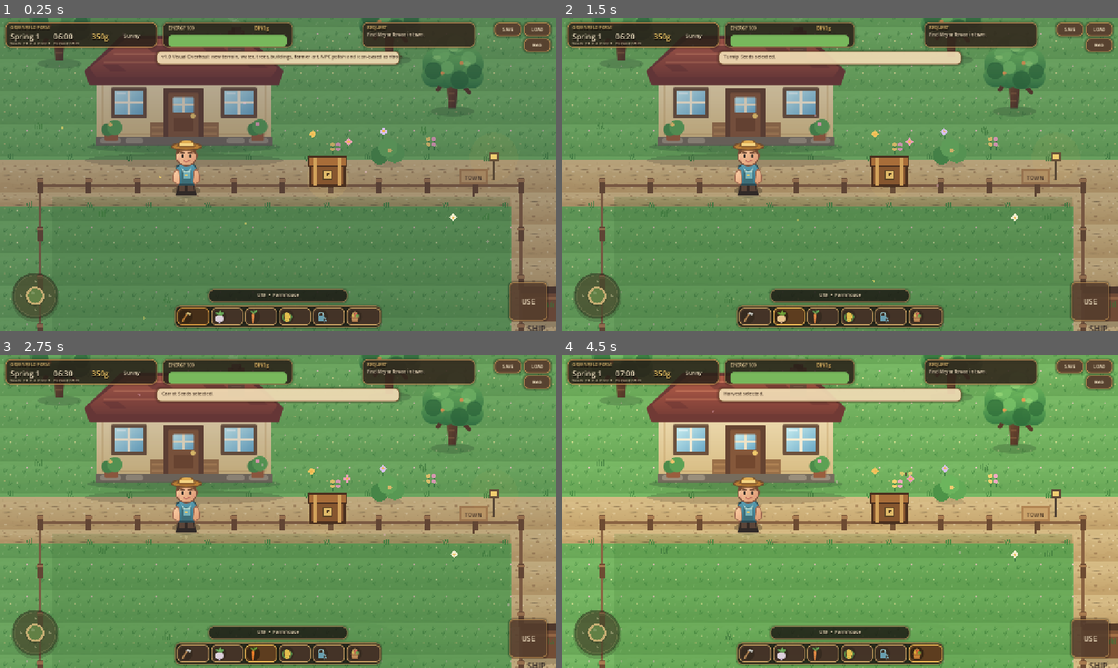
Above: before the commit, frames 1-4 (two rows, left to right).
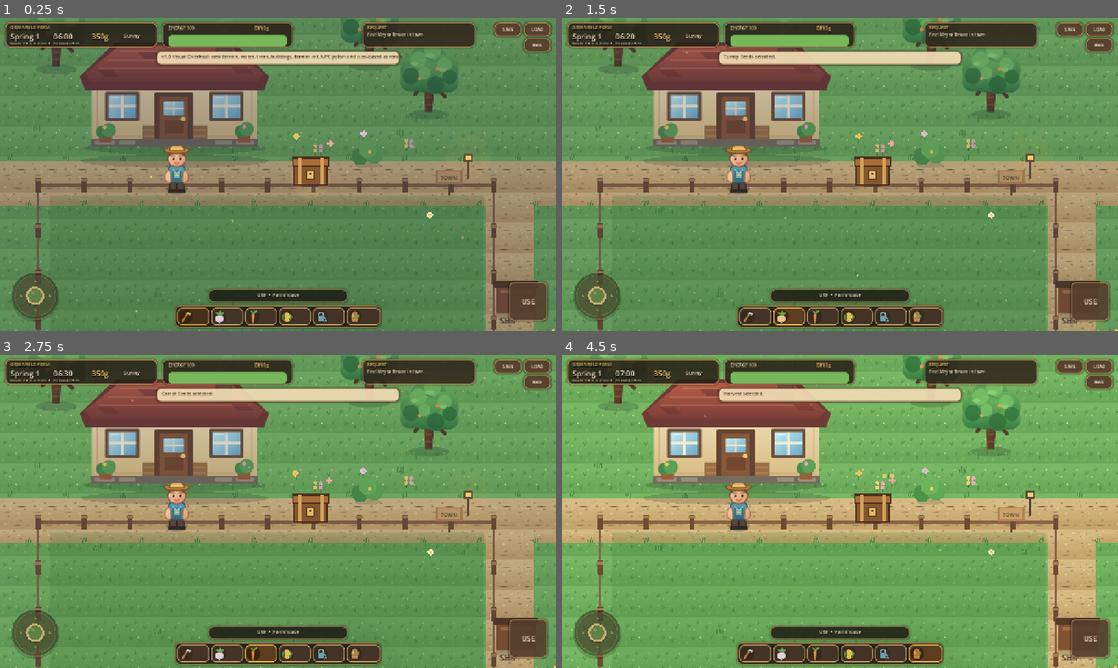
Above: after the commit, the same moments.

Repository: mohsenbigdeli/New
Game: Godot game, scene res://scenes/main.tscn
Same seed, same stepped clock (60 frames per second), same inputs: the game is played once before the commit and once after it.
Inputs (mouse positions are in pixels of both pictures, inside the frame that each line leads up to):
- Up to frame 1 (0.25 s): no input
- Up to frame 2 (1.5 s): click (756, 315) at 0.52 s; click (789, 315) at 1.27 s
- Up to frame 3 (2.75 s): click (261, 652) at 2.02 s
- Up to frame 4 (4.5 s): click (856, 652) at 2.77 s; click (890, 652) at 3.52 s; click (923, 652) at 4.27 s

The runs differ from the first frame. In frame 1, 15% of the frame differs, in the area x 0-100%, y 0-100%; in frame 2, 17%; in frame 3, 17%; in frame 4, 19%.

Commit message:
v1.1: refine farmer scale camera and filtering

Diff:
--- a/greenfield-farm/scripts/player.gd
+++ b/greenfield-farm/scripts/player.gd
@@ -24,25 +24,25 @@
 func _ready() -> void:
 	var shape := CollisionShape2D.new()
 	var capsule := CapsuleShape2D.new()
-	capsule.radius = 17
-	capsule.height = 46
+	capsule.radius = 16
+	capsule.height = 43
 	shape.shape = capsule
 	shape.position = Vector2(0, 13)
 	add_child(shape)
 
 	character_sprite = Sprite2D.new()
 	character_sprite.texture = TEX_DOWN
-	character_sprite.texture_filter = CanvasItem.TEXTURE_FILTER_NEAREST
-	character_sprite.position = Vector2(0, -10)
+	character_sprite.texture_filter = CanvasItem.TEXTURE_FILTER_LINEAR
+	character_sprite.position = Vector2(0, -9)
 	character_sprite.z_index = 2
-	character_sprite.scale = Vector2(1.30, 1.30)
+	character_sprite.scale = Vector2(1.18, 1.18)
 	add_child(character_sprite)
 
 	camera = Camera2D.new()
 	camera.enabled = true
 	camera.position_smoothing_enabled = true
 	camera.position_smoothing_speed = 8.5
-	camera.zoom = Vector2(1.16, 1.16)
+	camera.zoom = Vector2(1.10, 1.10)
 	camera.limit_left = 0
 	camera.limit_top = 0
 	camera.limit_right = int(world_size.x)
@@ -90,15 +90,15 @@
 	var bob := 0.0
 	var sway := 0.0
 	if is_walking:
-		bob = absf(sin(walk_time)) * 3.0
-		sway = sin(walk_time) * 0.022
-	character_sprite.position = Vector2(0, -10 - bob)
+		bob = absf(sin(walk_time)) * 2.2
+		sway = sin(walk_time) * 0.016
+	character_sprite.position = Vector2(0, -9 - bob)
 	character_sprite.rotation = sway
-	character_sprite.scale = Vector2(1.30, 1.30)
+	character_sprite.scale = Vector2(1.18, 1.18)
 	if action_flash > 0.0:
 		var t := action_flash / 0.22
-		character_sprite.scale = Vector2(1.34 + 0.05*(1.0-t), 1.24)
-		character_sprite.rotation += sin(t * PI) * 0.06 * signf(facing.x if absf(facing.x) > 0.2 else 1.0)
+		character_sprite.scale = Vector2(1.22 + 0.04*(1.0-t), 1.13)
+		character_sprite.rotation += sin(t * PI) * 0.05 * signf(facing.x if absf(facing.x) > 0.2 else 1.0)
 
 func _unhandled_key_input(event: InputEvent) -> void:
 	if controls_locked:
@@ -119,7 +119,7 @@
 		virtual_move = Vector2.ZERO
 		velocity = Vector2.ZERO
 
-func set_world_bounds(size: Vector2, zoom_value: float = 1.16) -> void:
+func set_world_bounds(size: Vector2, zoom_value: float = 1.10) -> void:
 	world_size = size
 	if camera:
 		camera.limit_left = 0
@@ -143,10 +143,10 @@
 	can_act = true
 
 func _draw() -> void:
-	_draw_shadow(Vector2(0, 32), Vector2(28, 9), Color(0,0,0,0.24))
-	var marker_alpha := 0.62 if action_flash > 0.0 else 0.20
+	_draw_shadow(Vector2(0, 31), Vector2(24, 7), Color(0,0,0,0.20))
+	var marker_alpha := 0.55 if action_flash > 0.0 else 0.16
 	var target := facing.normalized()*43.0 + Vector2(0,7)
-	draw_circle(target, 4.0, Color(1,0.95,0.75,marker_alpha))
+	draw_circle(target, 3.5, Color(1,0.95,0.75,marker_alpha))
 	if action_flash > 0.0:
 		_draw_tool_action()
 
